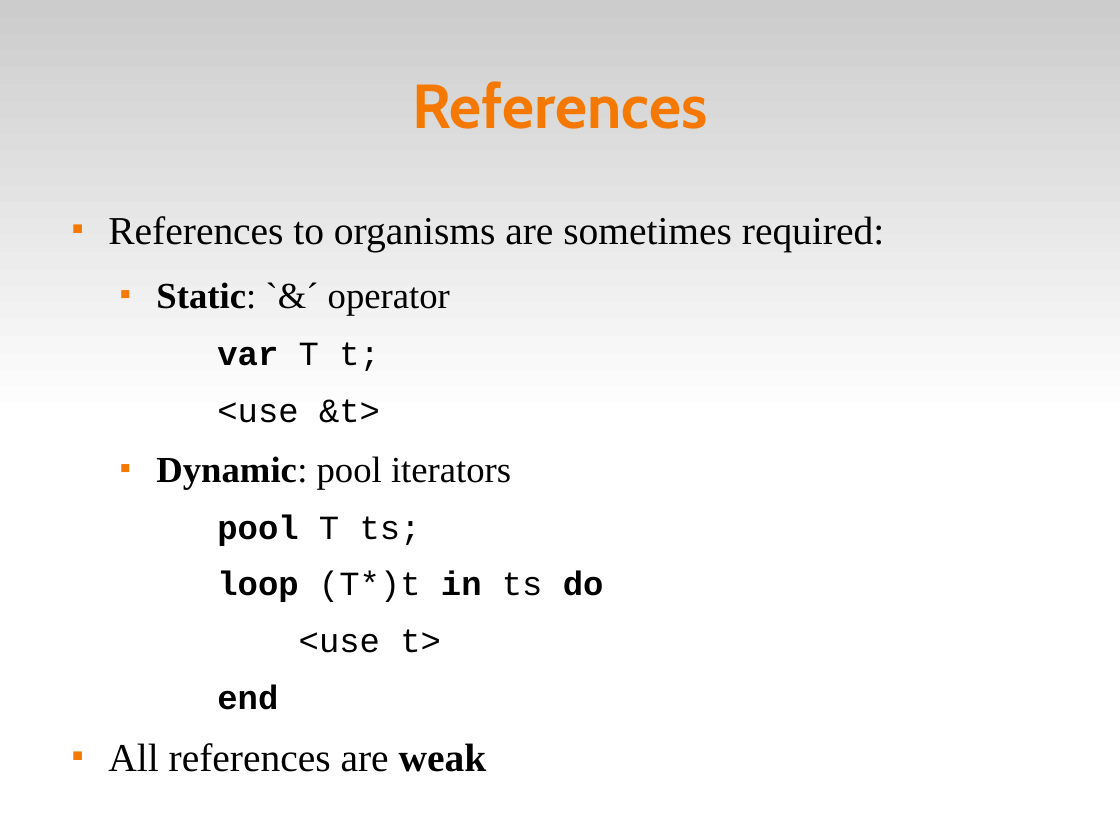
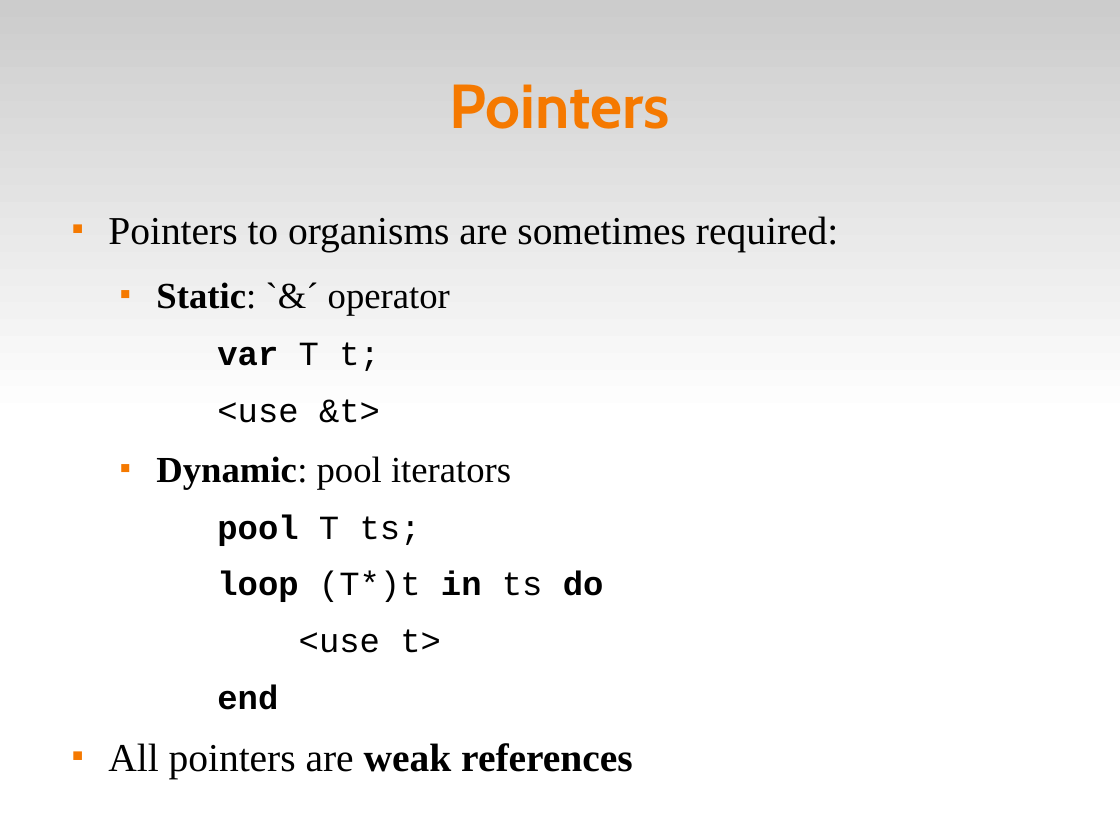
Before and after one commit to fsantanna-no/ceu-docs, a slide deck: slide 21 of ceu_stl.odp (slide 18 before the commit). Drawn at 1120x840 pixels with LibreOffice and Linux fonts; fonts in the diff are those of the drawing. Boxes give left, top, right and bottom in pixels: in the first picture for what was removed or moved away, otherwise in the second. Text is boxed around its words. In the diff, an @@ line names an element or a change of style, - is before the commit and + after.

```diff
--- a/ceu_stl.odp
+++ b/ceu_stl.odp
@@ title at (449,84,670,129): text changed @@
-References
+Pointers
@@ text at (108,216,838,252): text changed @@
-■ References to organisms are sometimes required:
+■ Pointers to organisms are sometimes required:
@@ text at (108,743,633,779): text changed @@
-■ All references are weak
+■ All pointers are weak references
```
Also in this commit, not shown: 14 other slides changed, 7 slides added, 2 other files.
